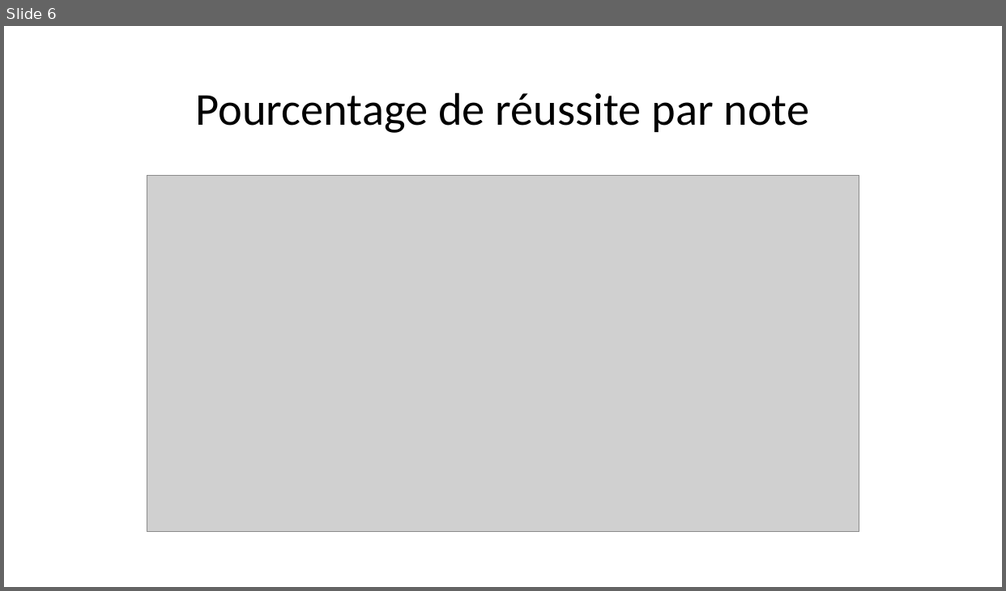
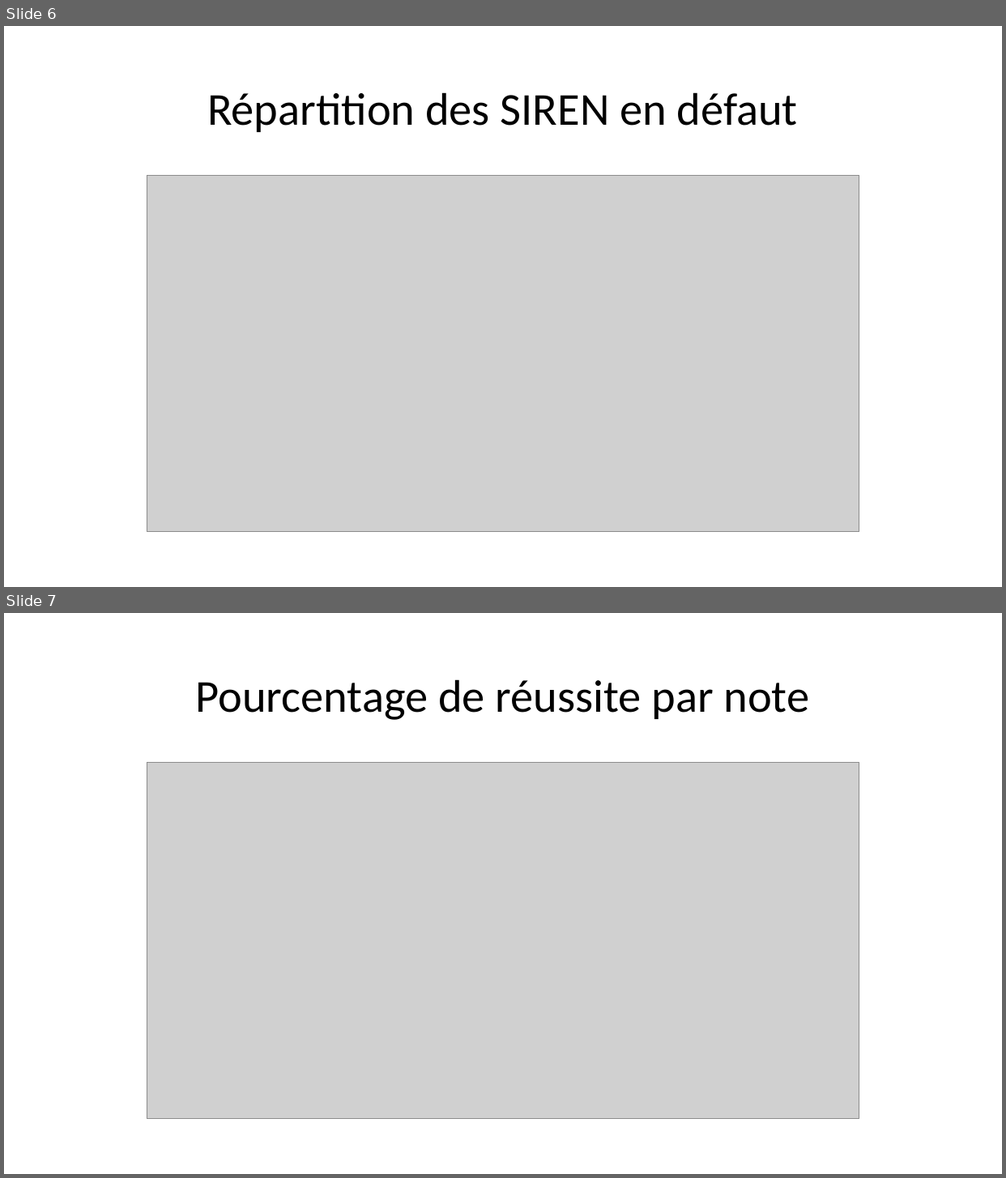
Before and after one commit to morganscao/Projet8, a slide deck: Rapport/P8 - Présentation.pptx. Shown one above the other, each under a label of ours: slide 6 before the commit, slides 6 and 7 after it. The pictures are 1006x591 and 1006x1178 pixels, drawn with LibreOffice and Linux fonts; fonts in the diff are those of the drawing; grey boxes stand for pictures. Boxes give left, top, right and bottom in pixels: in the first picture for what was removed or moved away, otherwise in the second. Text is boxed around its words. In the diff, an @@ line names an element or a change of style, - is before the commit and + after.

```diff
--- a/Rapport/P8 - Présentation.pptx
+++ b/Rapport/P8 - Présentation.pptx
@@ slide 6 added at <box>4,26,1002,587</box>, background #FFFFFF @@
@@ title added at <box>207,92,798,132</box>, 44 pt, text #000000 @@
+Répartition des SIREN en défaut
@@ picture added at <box>147,176,859,532</box> @@
@@ what was slide 6 is now slide 7 @@
```
Also in this commit, not shown: 14 slides changed, 4 other slides added, 4 slides removed.
